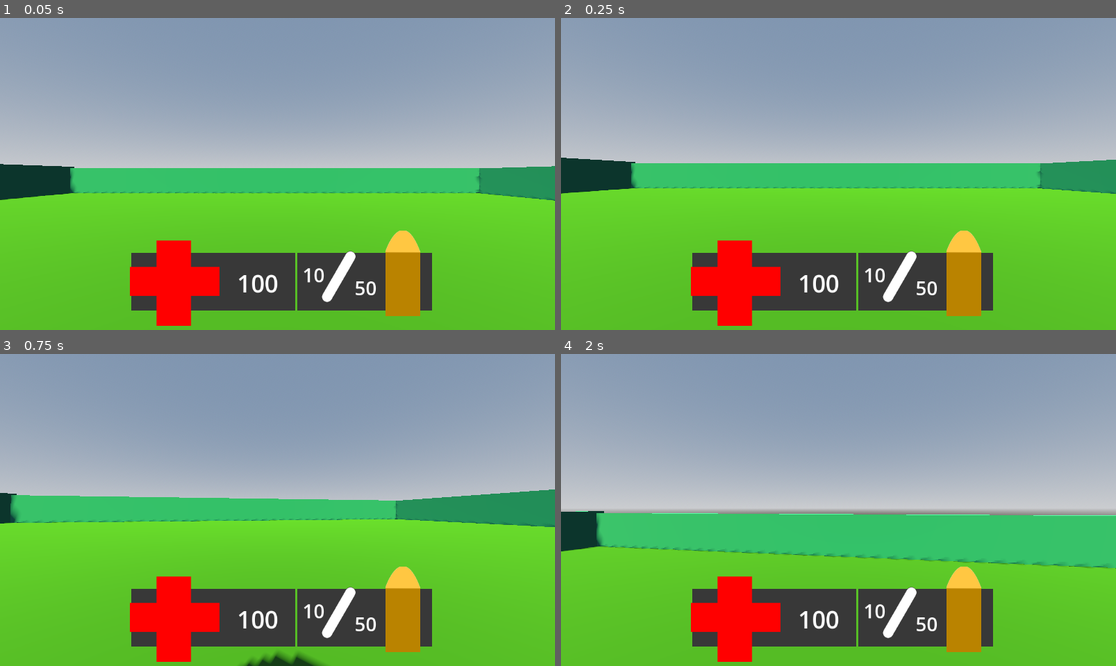
Above: before the commit, frames 1-4 (two rows, left to right).
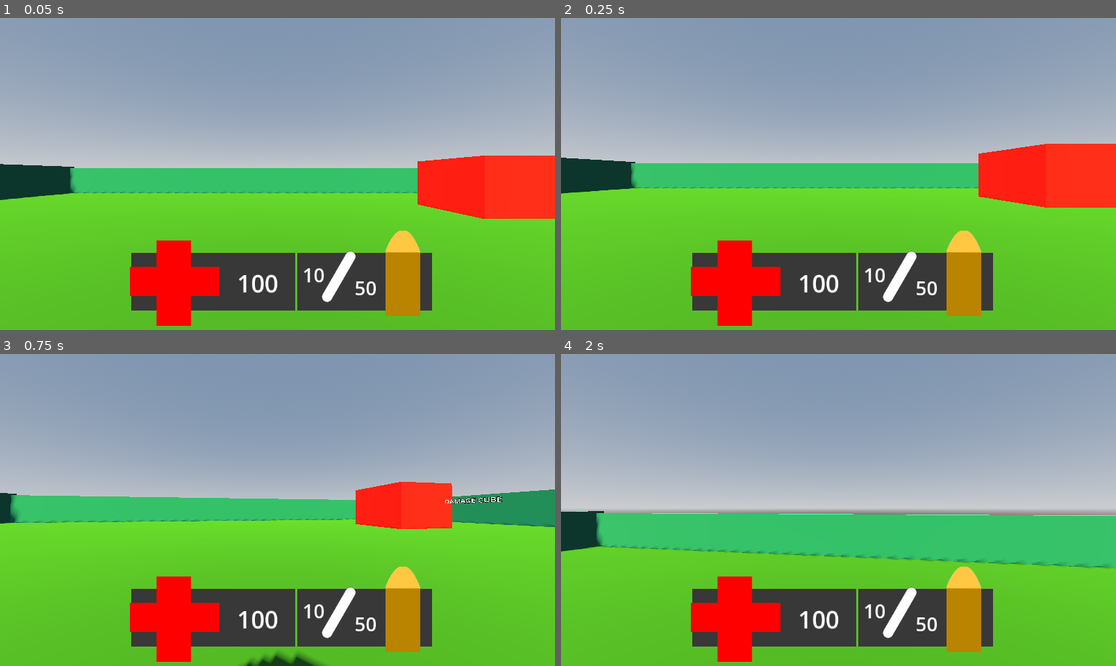
Above: after the commit, the same moments.

Repository: MaidMitsune/MaidcoreWarfare
Game: Godot game, scene res://world.tscn
Same seed, same stepped clock (60 frames per second), same inputs: the game is played once before the commit and once after it.
Inputs (mouse positions are in pixels of both pictures, inside the frame that each line leads up to):
- Up to frame 1 (0.05 s): no input
- Up to frame 2 (0.25 s): no input
- Up to frame 3 (0.75 s): tap Enter at 0.5 s; move the mouse to (305, 510) at 0.52 s; hold W (up) from 0.53 s (still down); hold Ctrl (crouch) from 0.53 s (still down)
- Up to frame 4 (2 s): keep holding W (up); tap Space (jump) at 0.77, 1.52 s; move the mouse to (810, 510) at 1.27 s; release Ctrl (crouch) at 1.28 s; click (810, 510) at 1.35 s

The runs differ from the first frame. In frame 1, 4.6% of the frame differs, in the area x 75-100%, y 44-65%; in frame 2, 4.7%, in the area x 75-100%, y 40-61%; in frame 3, 2.5%; in frame 4, nothing differs.

Commit message:
Im gonna use that red box to test damage

Diff:
--- a/world.tscn
+++ b/world.tscn
@@ -30,6 +30,11 @@
 subsurf_scatter_enabled = true
 subsurf_scatter_strength = 1.0
 subsurf_scatter_texture = SubResource("ImageTexture_tlwt5")
+
+[sub_resource type="StandardMaterial3D" id="StandardMaterial3D_tlwt5"]
+transparency = 1
+vertex_color_is_srgb = true
+albedo_color = Color(1, 0, 0, 1)
 
 [node name="World" type="Node3D" unique_id=1956992291]
 
@@ -96,6 +101,16 @@
 size = Vector3(2.4191895, 0.5636139, 2.5913086)
 material = SubResource("StandardMaterial3D_aqk2v")
 
+[node name="CSGBox3D9" type="CSGBox3D" parent="." unique_id=8951773]
+transform = Transform3D(1, 0, 0, 0, 1, 0, 0, 0, 1, 11.774253, 2.064149, -11.876187)
+transparency = 0.4
+use_collision = true
+collision_layer = 0
+collision_mask = 0
+collision_priority = 0.0
+size = Vector3(4.001, 3, 4.597)
+material = SubResource("StandardMaterial3D_tlwt5")
+
 [node name="Player" parent="." unique_id=394906023 instance=ExtResource("1_fj7yv")]
 transform = Transform3D(1, 0, 0, 0, 1, 0, 0, 0, 1, 0, 1.6341238, 0)
 
@@ -105,3 +120,11 @@
 light_energy = 1.5
 shadow_enabled = true
 directional_shadow_mode = 1
+
+[node name="Label3D" type="Label3D" parent="." unique_id=1599468539]
+transform = Transform3D(0.054078843, 0, -0.99853665, 0, 1, 0, 0.99853665, 0, 0.054078843, 11.069122, 2.232414, -6.983796)
+text = "DAMAGE CUBE"
+font_size = 60
+outline_size = 13
+
+[editable path="Player"]
